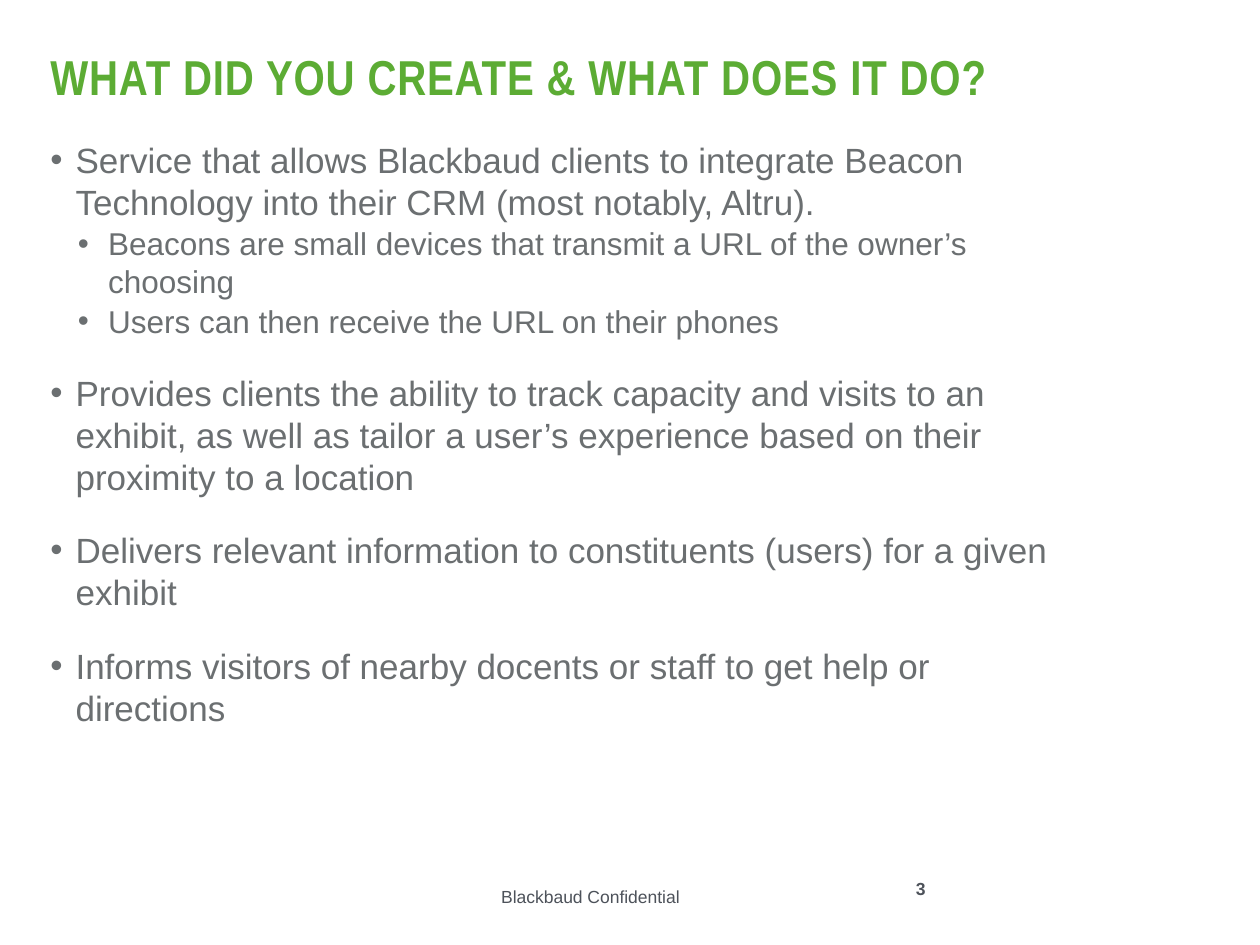
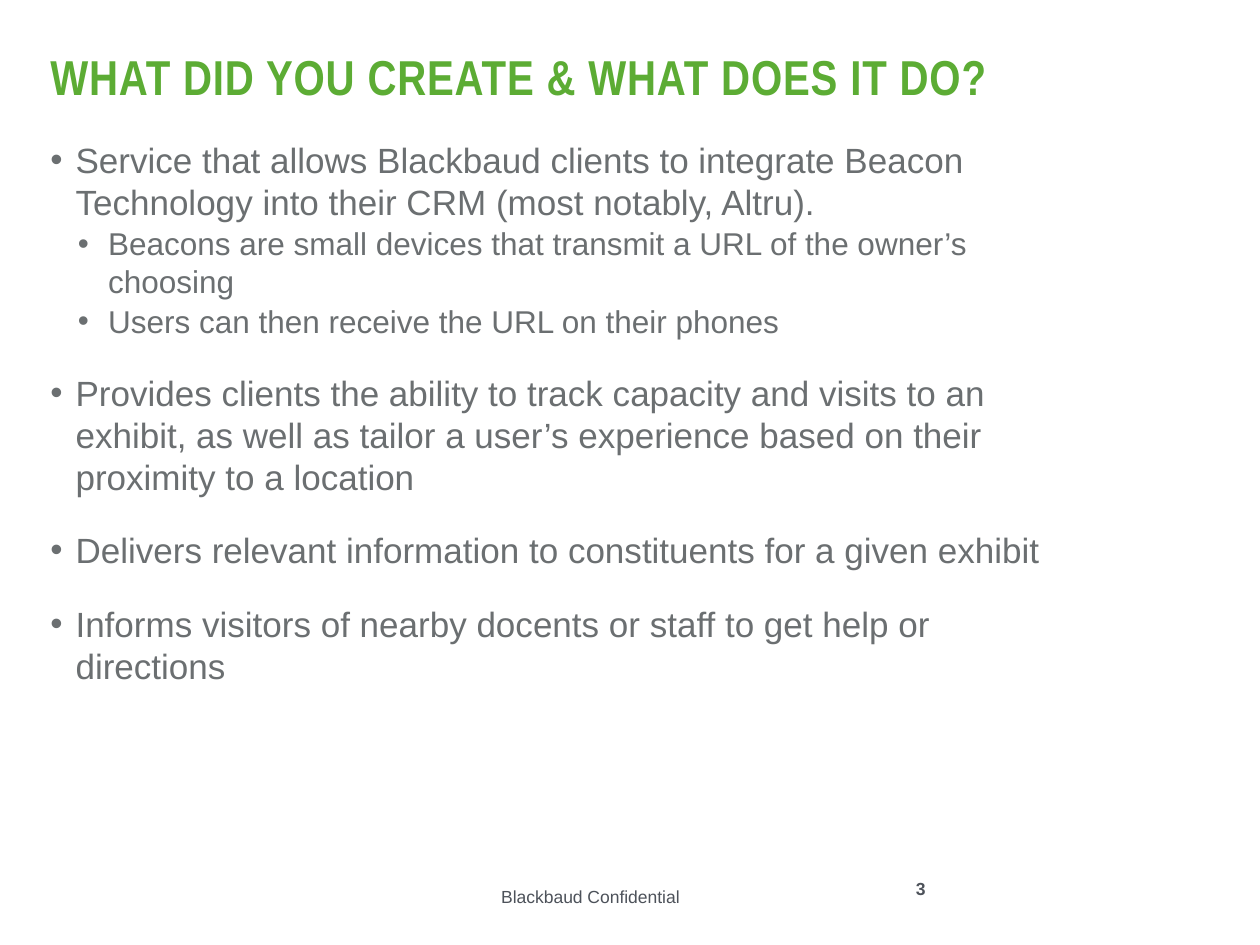
Before and after one commit to Blackbaud-SteveBrush/otg-altru, a slide deck: slide 3 of presentation/presentation.pptx. Drawn at 1260x945 pixels with LibreOffice and Linux fonts; fonts in the diff are those of the drawing; background and template pictures are left out. Boxes give left, top, right and bottom in pixels: in the first picture for what was removed or moved away, otherwise in the second. Text is boxed around its words. In the diff, an @@ line names an element or a change of style, - is before the commit and + after.

```diff
--- a/presentation/presentation.pptx
+++ b/presentation/presentation.pptx
@@ text at (76,537,1039,570): text changed @@
-• Delivers relevant information to constituents (users) for a given exhibit
+• Delivers relevant information to constituents for a given exhibit
```
Also in this commit, not shown: 1 other slide changed, 1 slide added, 2 slides removed, 1 other file.
